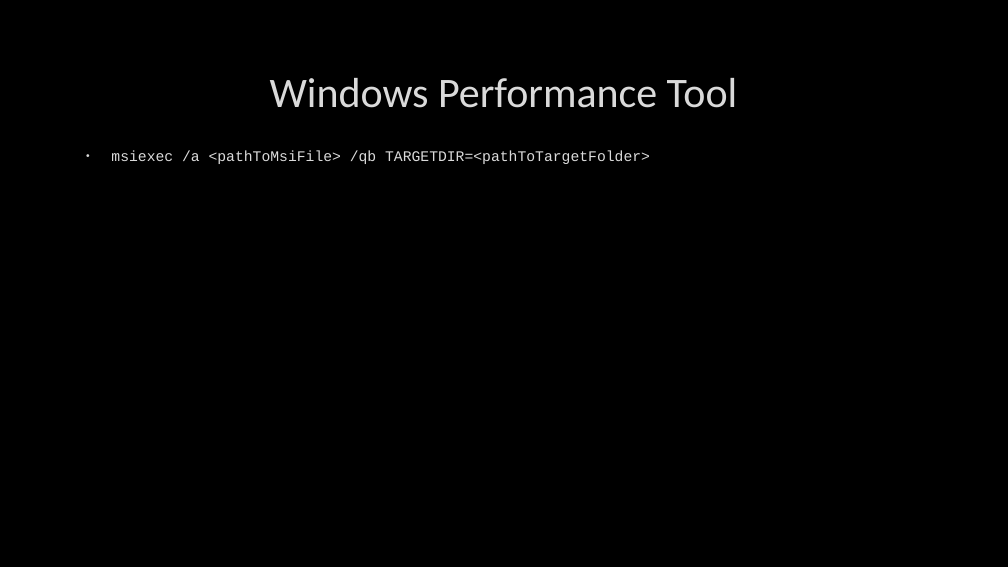
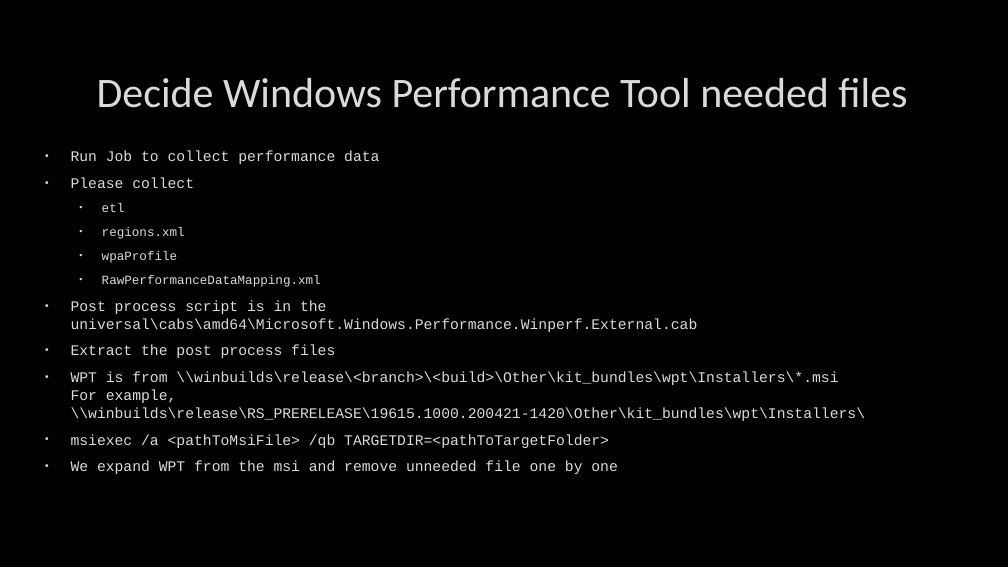
Before and after one commit to jjlee9/MyCapture, a slide deck: slide 22 of ADK.pptx. Drawn at 1008x567 pixels with LibreOffice and Linux fonts; fonts in the diff are those of the drawing; background and template pictures are left out. Boxes give left, top, right and bottom in pixels: in the first picture for what was removed or moved away, otherwise in the second. Text is boxed around its words. In the diff, an @@ line names an element or a change of style, - is before the commit and + after.

```diff
--- a/ADK.pptx
+++ b/ADK.pptx
@@ title at <box>97,78,907,108</box>: text changed @@
-Windows Performance Tool
+Decide Windows Performance Tool needed files
@@ text "Run Job to collect performance ...": place and size @@
-text "Run Job to collect performance ..." at <box>111,150,650,164</box>
+text "Run Job to collect performance ..." at <box>71,150,866,474</box>
@@ text at <box>71,150,866,421</box>: paragraphs added @@
+• Run Job to collect performance data
+• Please collect
+  • etl
+  • regions.xml
+  • wpaProfile
+  • RawPerformanceDataMapping.xml
+• Post process script is in the universal\cabs\amd64\Microsoft.Windows.Performance.Winperf.External.cab
+• Extract the post process files
+• WPT is from \\winbuilds\release\<branch>\<build>\Other\kit_bundles\wpt\Installers\*.msi
+  For example,
+  \\winbuilds\release\RS_PRERELEASE\19615.1000.200421-1420\Other\kit_bundles\wpt\Installers\
@@ text at <box>71,461,617,474</box>: paragraph added @@
+• We expand WPT from the msi and remove unneeded file one by one
```
Also in this commit, not shown: 3 other slides changed.
